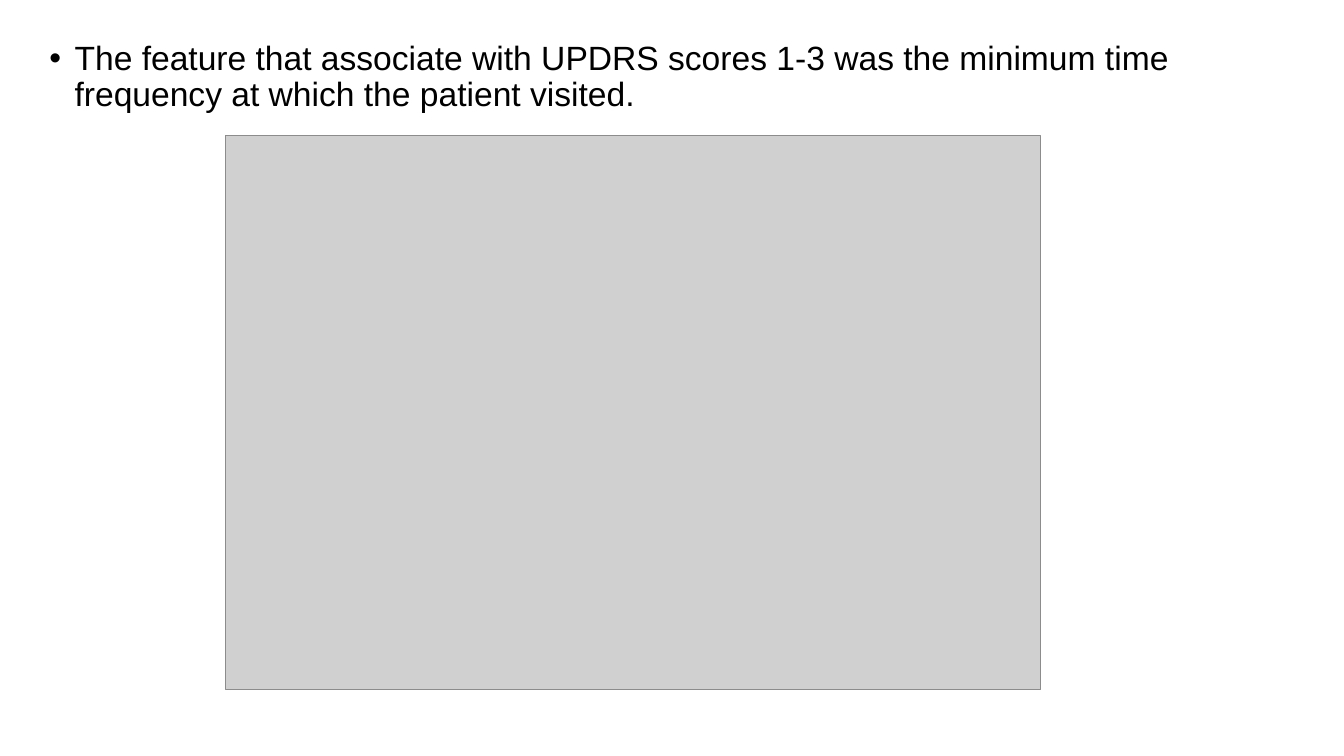
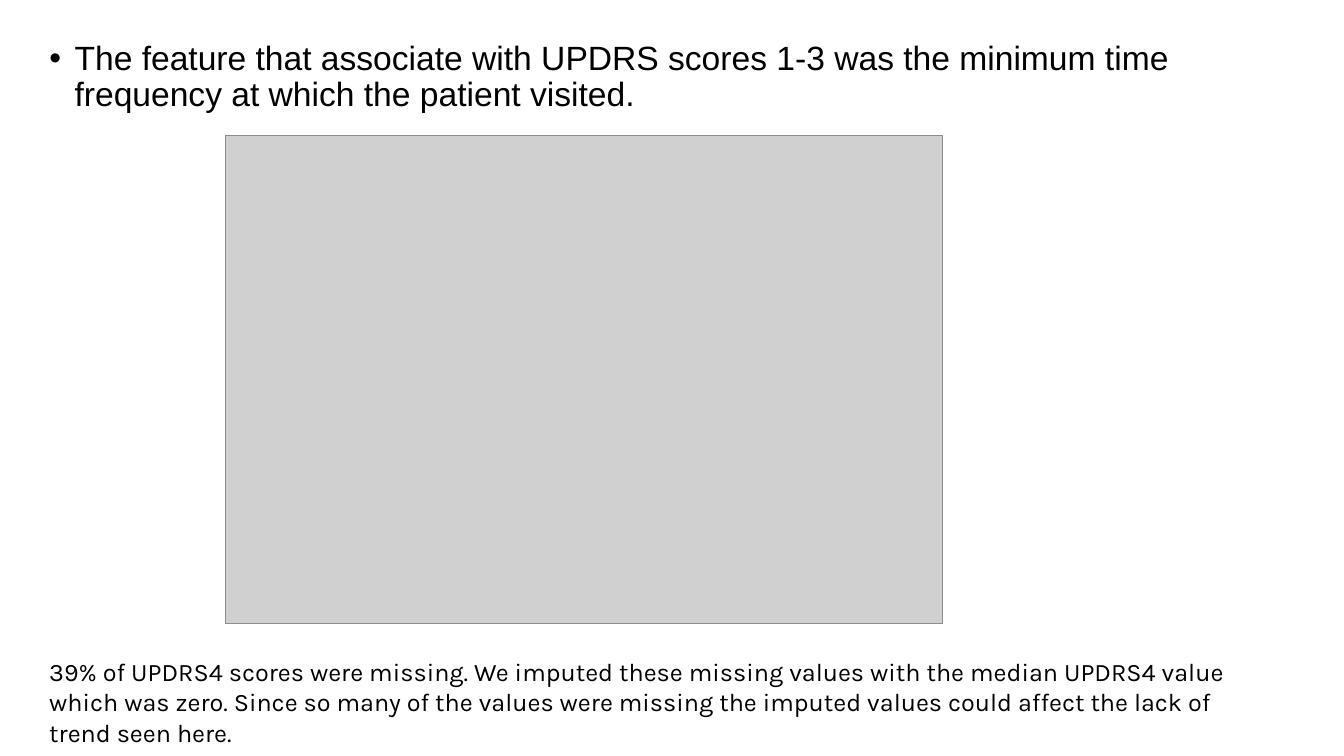
Before and after one commit to mt98/Datascience, a slide deck: slide 5 of Second_capstone/Second_capstone.pptx. Drawn at 1344x756 pixels with LibreOffice and Linux fonts; fonts in the diff are those of the drawing; grey boxes stand for pictures. Boxes give left, top, right and bottom in pixels: in the first picture for what was removed or moved away, otherwise in the second. Text is boxed around its words. In the diff, an @@ line names an element or a change of style, - is before the commit and + after.

```diff
--- a/Second_capstone/Second_capstone.pptx
+++ b/Second_capstone/Second_capstone.pptx
@@ picture: place and size @@
-picture at box(226, 136, 1041, 691)
+picture at box(226, 136, 943, 623)
@@ text added at box(49, 663, 1224, 743), 18 pt, text #000000 @@
+39% of UPDRS4 scores were missing. We imputed these missing values with the median UPDRS4 value which was zero. Since so many of the values were missing the imputed values could affect the lack of trend seen here.
```
